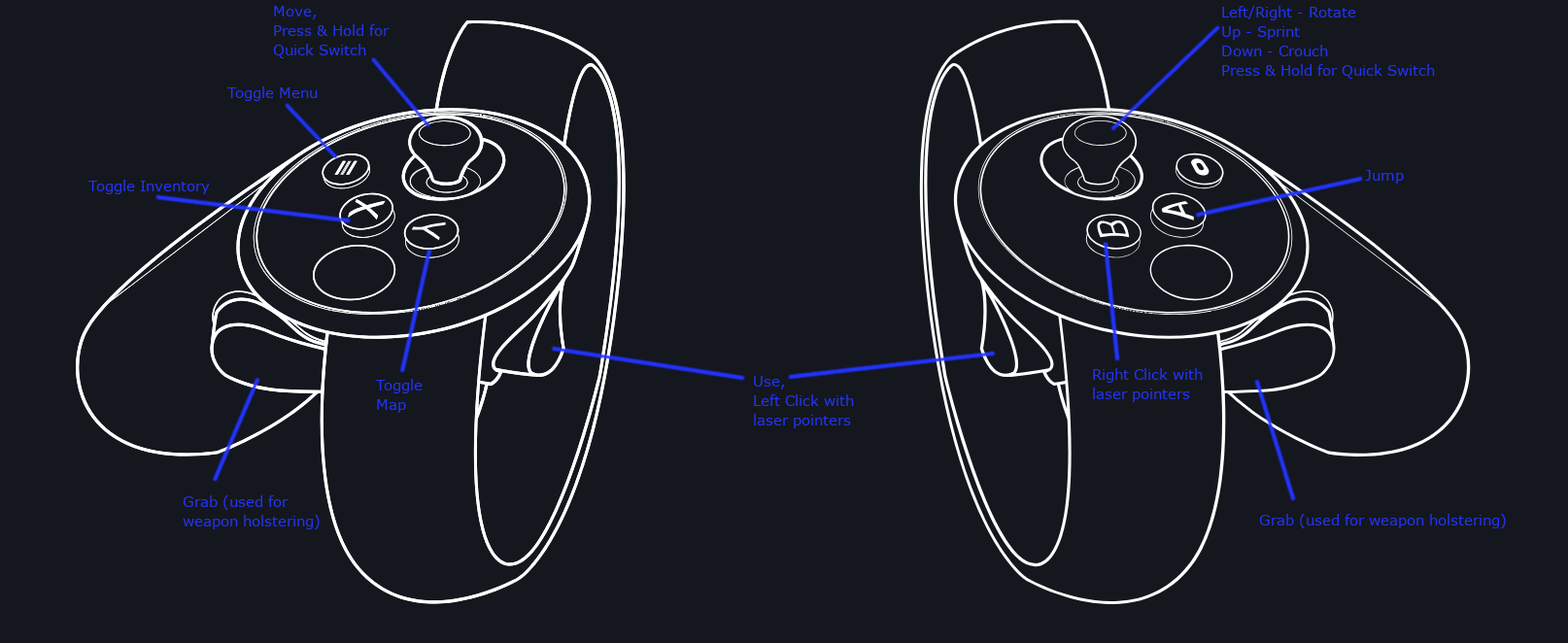
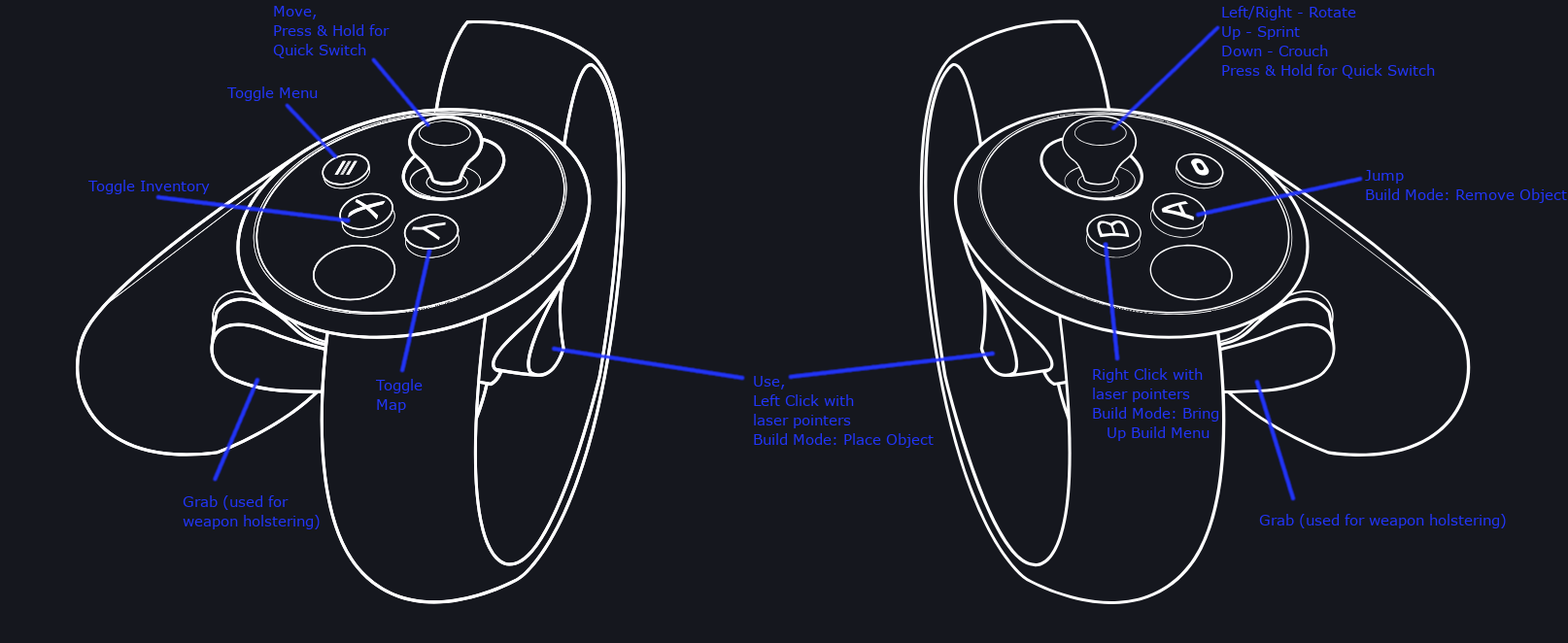
Comparing the layer stacks of the two 1568px x 643px images. Changes:
painted on "Use, ..." over [753, 433, 934, 448]
renamed "Jump" to "Jump ...", painted on it over [1365, 188, 1568, 204]
painted on "Right Click with ..." over [1092, 407, 1219, 442]
